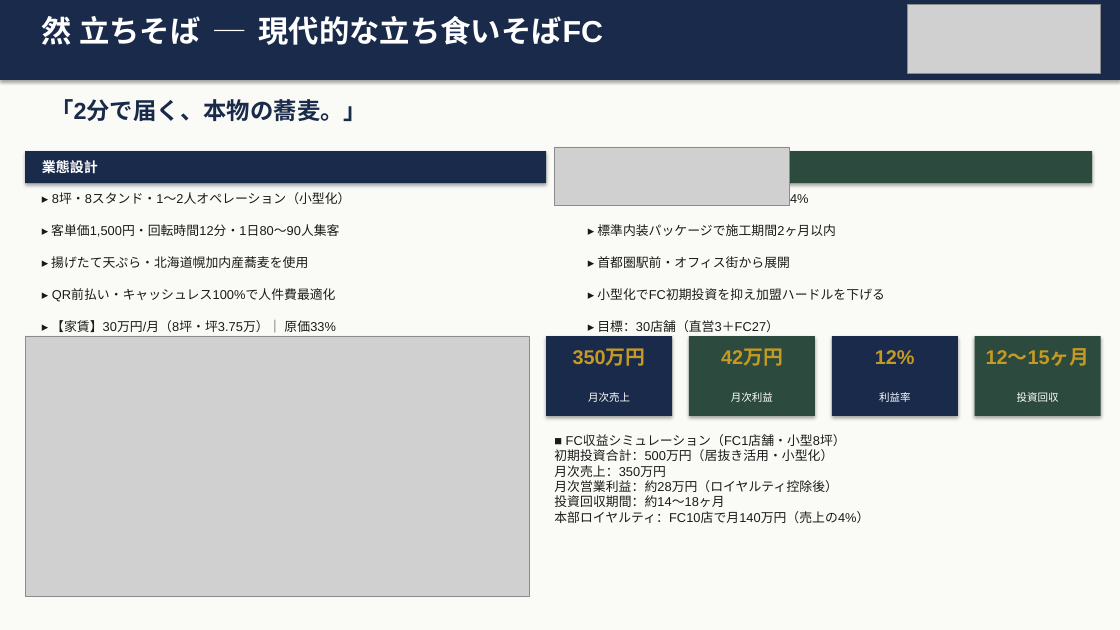
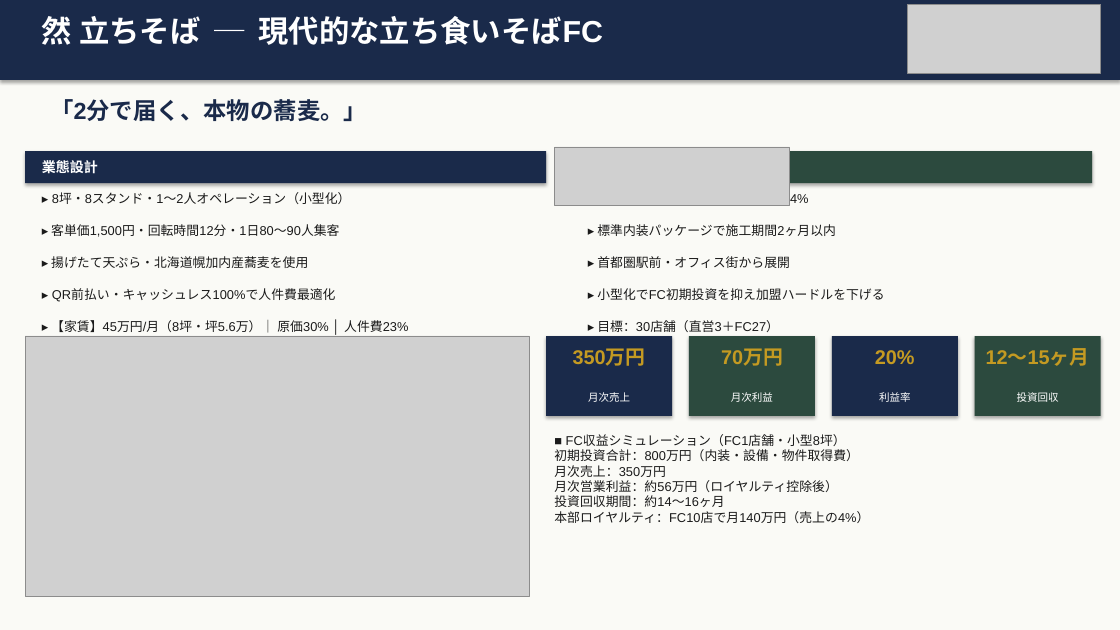
Before and after one commit to hunkotusaisinryo-lab/test-repo, a slide deck: slide 7 of zen/07_融資・投資家資料/然グループ_統合ピッチデッキ_強化版.pptx. Drawn at 1120x630 pixels with LibreOffice and Linux fonts; fonts in the diff are those of the drawing; grey boxes stand for pictures. Boxes give left, top, right and bottom in pixels: in the first picture for what was removed or moved away, otherwise in the second. Text is boxed around its words. In the diff, an @@ line names an element or a change of style, - is before the commit and + after.

```diff
--- a/zen/07_融資・投資家資料/然グループ_統合ピッチデッキ_強化版.pptx
+++ b/zen/07_融資・投資家資料/然グループ_統合ピッチデッキ_強化版.pptx
@@ text at (51,320,408,333): text changed @@
-▸ 【家賃】30万円/月（8坪・坪3.75万）│ 原価33%
+▸ 【家賃】45万円/月（8坪・坪5.6万）│ 原価30% │ 人件費23%
@@ text at (721,348,783,366): text changed @@
-42万円
+70万円
@@ text at (875,350,915,364): text changed @@
-12%
+20%
@@ text at (554,449,859,461): text changed @@
-初期投資合計：500万円（居抜き活用・小型化）
+初期投資合計：800万円（内装・設備・物件取得費）
@@ text at (554,480,837,507): text changed @@
-月次営業利益：約28万円（ロイヤルティ控除後）
-投資回収期間：約14〜18ヶ月
+月次営業利益：約56万円（ロイヤルティ控除後）
+投資回収期間：約14〜16ヶ月
```
Also in this commit, not shown: 4 other slides changed, 1 other file.
